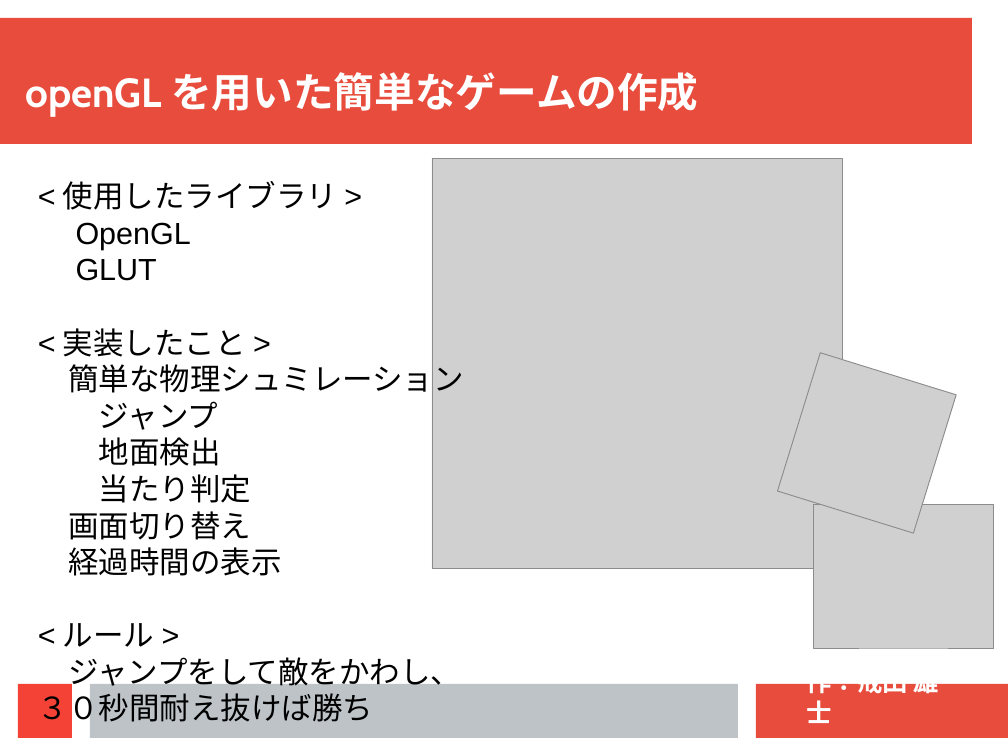
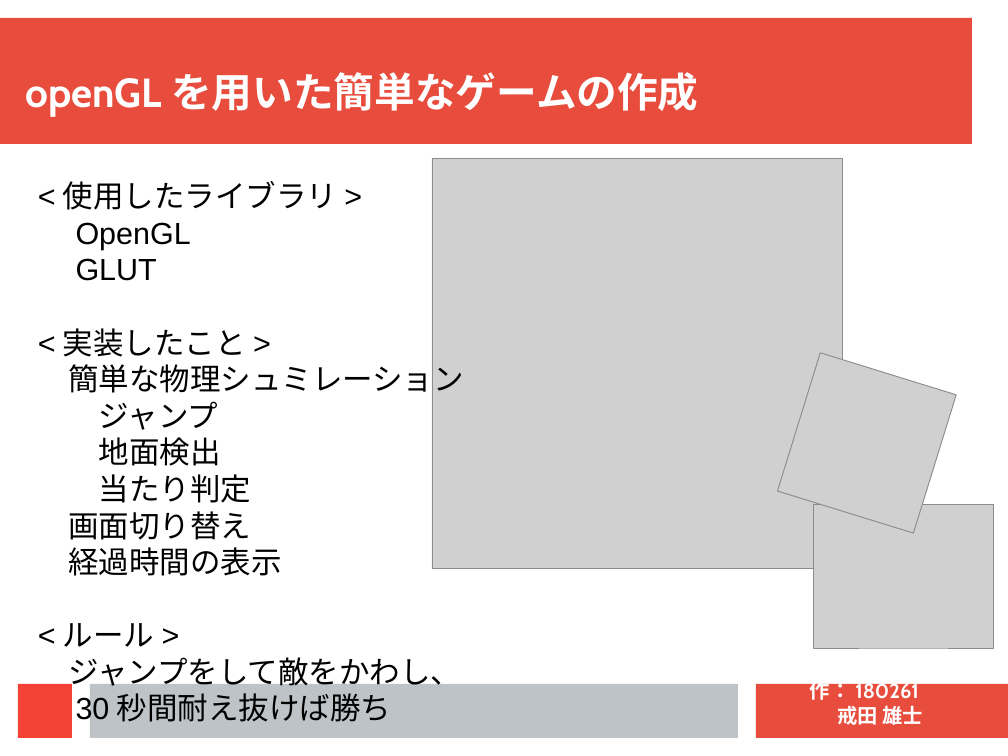
Before and after one commit to YS-KID/enshu_game, a slide deck: slide 1 of enshu_game_2/スライド２.odp. Drawn at 1008x756 pixels with LibreOffice and Linux fonts; fonts in the diff are those of the drawing; grey boxes stand for pictures. Boxes give left, top, right and bottom in pixels: in the first picture for what was removed or moved away, otherwise in the second. Text is boxed around its words. In the diff, an @@ line names an element or a change of style, - is before the commit and + after.

```diff
--- a/enshu_game_2/スライド２.odp
+++ b/enshu_game_2/スライド２.odp
@@ text at (68, 657, 461, 691): text changed @@
-ジャンプをして敵をかわし、３０秒間耐え抜けば勝ち
+ジャンプをして敵をかわし、
+30秒間耐え抜けば勝ち
@@ title at (810, 677, 924, 725): text changed; size 20 to 16 pt @@
-作：戒田 雄士
+作：180261
+戒田 雄士
```
Also in this commit, not shown: 8 other files.
